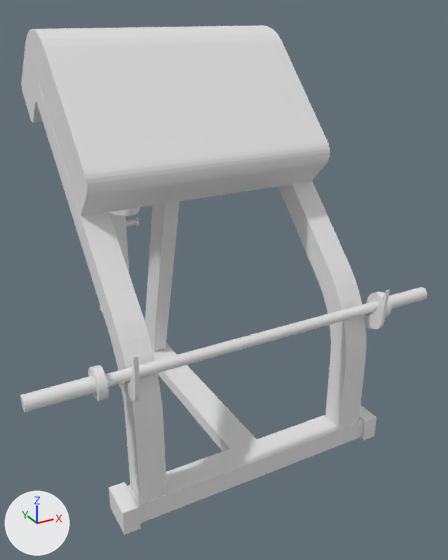
Before and after pictures for a commit that changed the Blender file Aibek/bench-biceps.blend.
One viewpoint serves both versions: a 50 mm camera at (-2.69, -4.28, 4.2) aimed at (0.44, 1.39, 1.37). Every picture has the same lights, and +X, +Y and +Z are marked at lower left.

The first picture shows 'barbell-bar', 'barbell-holder-left', 'barbell-holder-right', 'bottom-construct', 'bottom-middle-construct', 'cushion', 'left-construct', 'middle-support', 'right-construct'.
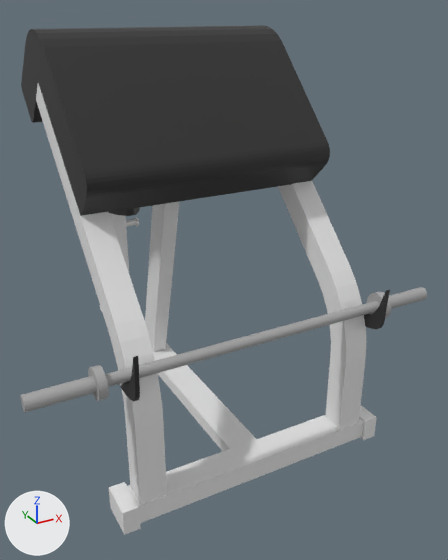
Edits to the bpy script that builds the scene:
```text
Add mat_black:
    mat_black = principled_material('black')
    mat_black.base_color = (0.0216, 0.0216, 0.0216)  # black #282828
Add mat_material_003:
    mat_material_003 = principled_material('Material.003')
    mat_material_003.base_color = (0.4, 0.4, 0.4)  # grey #aaaaaa
Change me_cube_010:
    where me_cube_010.from_pydata(...)  # 190 vertices, 171 faces; spans x -1.26..1.26, y -0.77..1.06, z -1.25..0.53
    add me_cube_010.materials.append(mat_black)  # black #282828
Change me_cylinder_014:
    where me_cylinder_014.from_pydata(...)  # 864 vertices, 834 faces; spans x -2.0..2.0, y -2.0..2.0, z -1.44..1.44
    add me_cylinder_014.materials.append(mat_material_003)  # grey #aaaaaa
Change me_cube_009:
    where me_cube_009.from_pydata(...)  # 54 vertices, 50 faces; spans x -1.0..1.0, y -1.08..1.76, z -1.0..6.56
    add me_cube_009.materials.append(mat_black)  # black #282828
Change me_cube_008:
    where me_cube_008.from_pydata(...)  # 54 vertices, 50 faces; spans x -1.0..1.0, y -1.08..1.76, z -1.0..6.56
    add me_cube_008.materials.append(mat_black)  # black #282828
```

Boxes [x1, y1, x2, y2] around the edits, measured in the pictures (448 x 560 px):
'cushion', recoloured (grey to black): [21, 25, 330, 216] in both
'barbell-bar', recoloured (white to grey): [20, 287, 427, 412] in both
'barbell-holder-left', recoloured (grey to black): [119, 356, 140, 402] in both
'barbell-holder-right', recoloured (grey to black): [364, 290, 390, 329] in both
